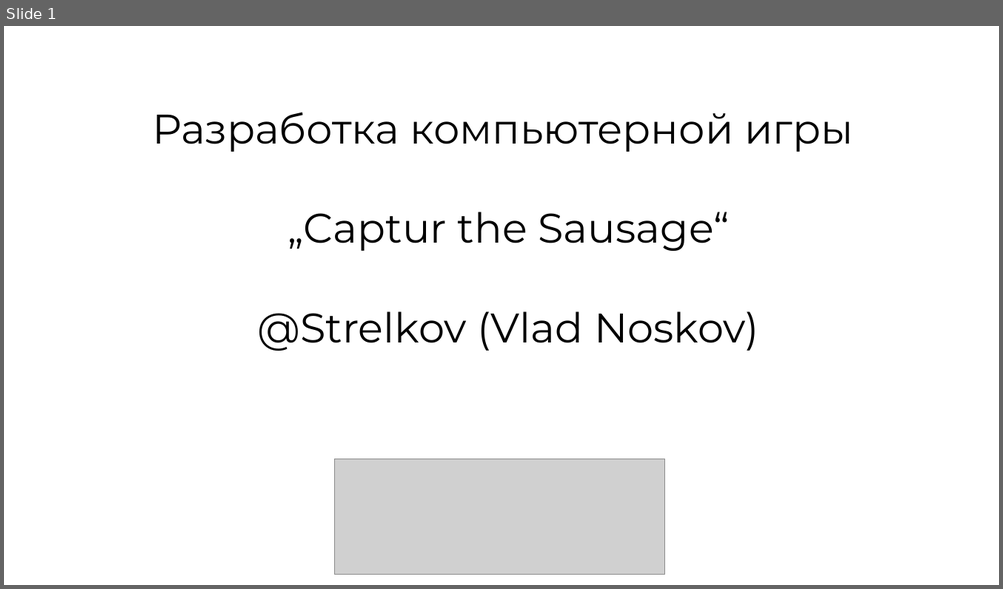
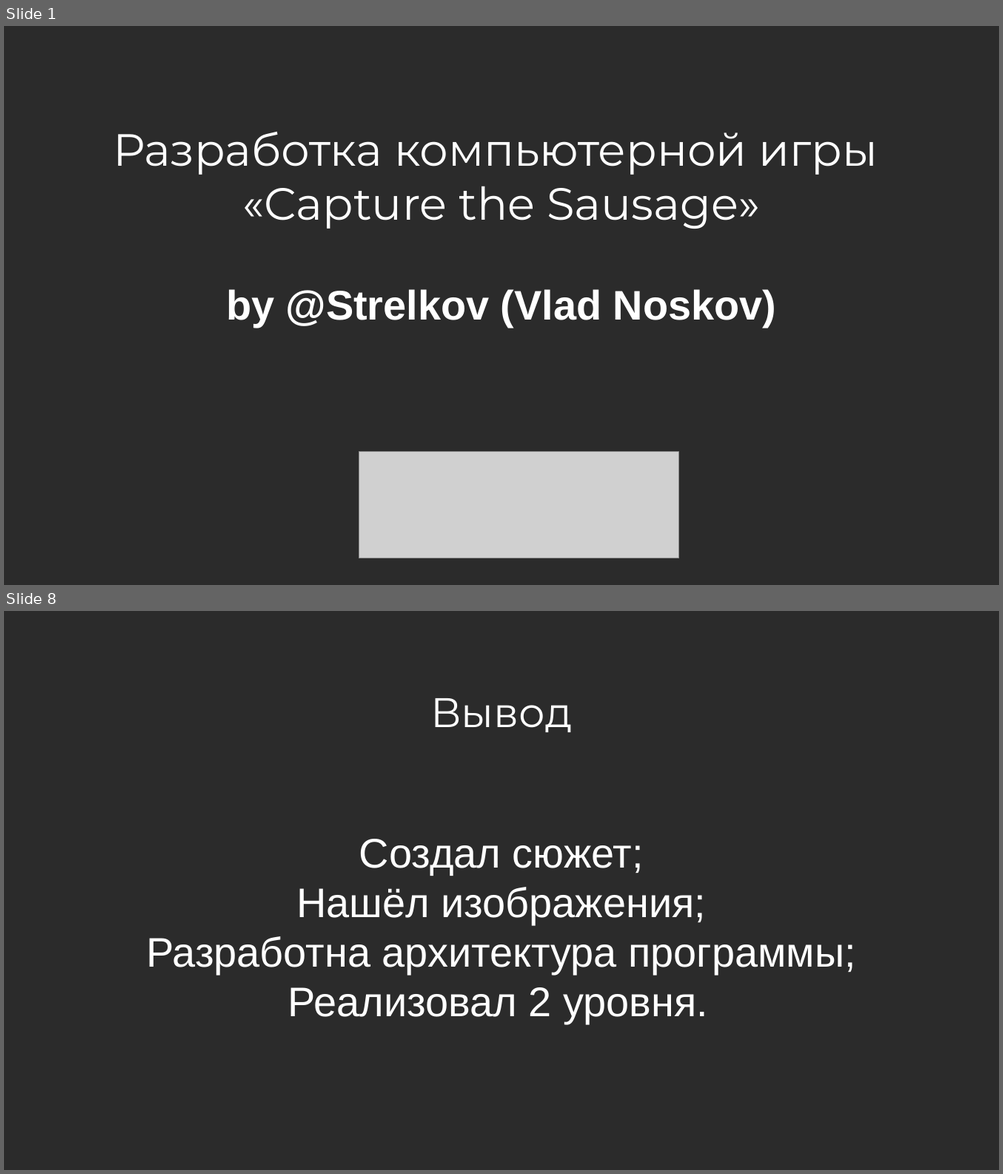
Before and after one commit to VladStrelcov/Game, a slide deck: доклад/доклад .odp. Shown one above the other, each under a label of ours: slide 1 before the commit, slides 1 and 8 after it; the slides between them are not shown. The pictures are 1003x589 and 1003x1174 pixels, drawn with LibreOffice and Linux fonts; fonts in the diff are those of the drawing; grey boxes stand for pictures; background and template pictures are left out; a plain dark background stands for a picture behind light text. Boxes give left, top, right and bottom in pixels: in the first picture for what was removed or moved away, otherwise in the second. Text is boxed around its words. In the diff, an @@ line names an element or a change of style, - is before the commit and + after.

```diff
--- a/доклад/доклад .odp
+++ b/доклад/доклад .odp
@@ slide 8 added at [4,611,999,1170], background picture (left out) @@
@@ text added at [430,698,572,732], 33 pt, text #FFFFFF @@
+Вывод
@@ text added at [146,839,855,1024], 33 pt, text #FFFFFF @@
+Создал сюжет;
+Нашёл изображения;
+Разработна архитектура программы;
+Реализовал 2 уровня.
@@ slide 1 changed as well @@
@@ background #FFFFFF to picture (left out) @@
@@ title at [113,132,877,327]: text changed; size 33 to 36 pt; text colour #000000 to #FFFFFF @@
-Разработка компьютерной игры
-„Captur the Sausage“
-@Strelkov (Vlad Noskov)
+Разработка компьютерной игры
+«Capture the Sausage»
+by @Strelkov (Vlad Noskov)
@@ picture: place and size @@
-picture at [334,459,665,575]
+picture at [360,452,679,559]
```
Also in this commit, not shown: 7 other slides added, 4 other files.
